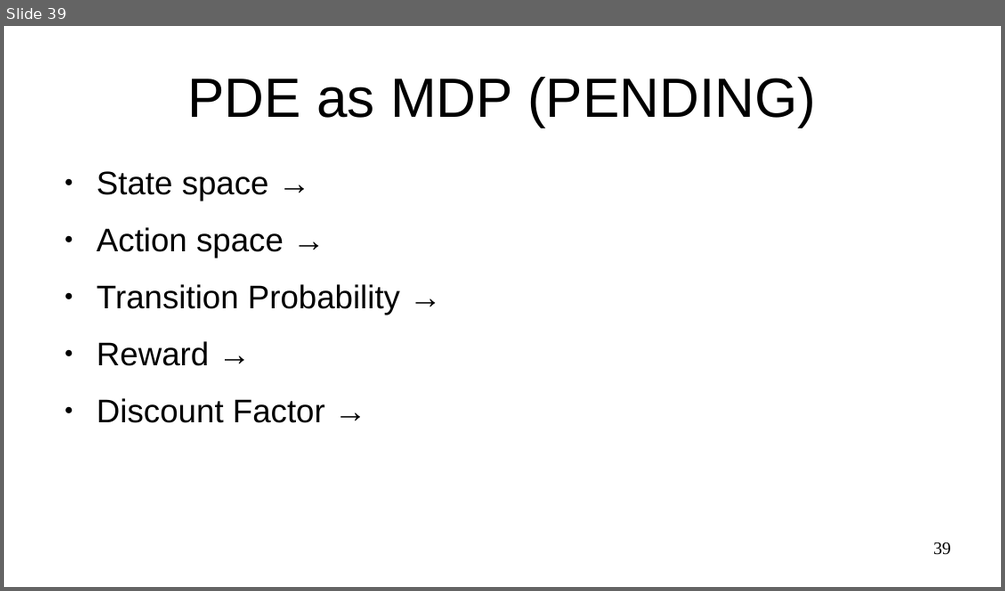
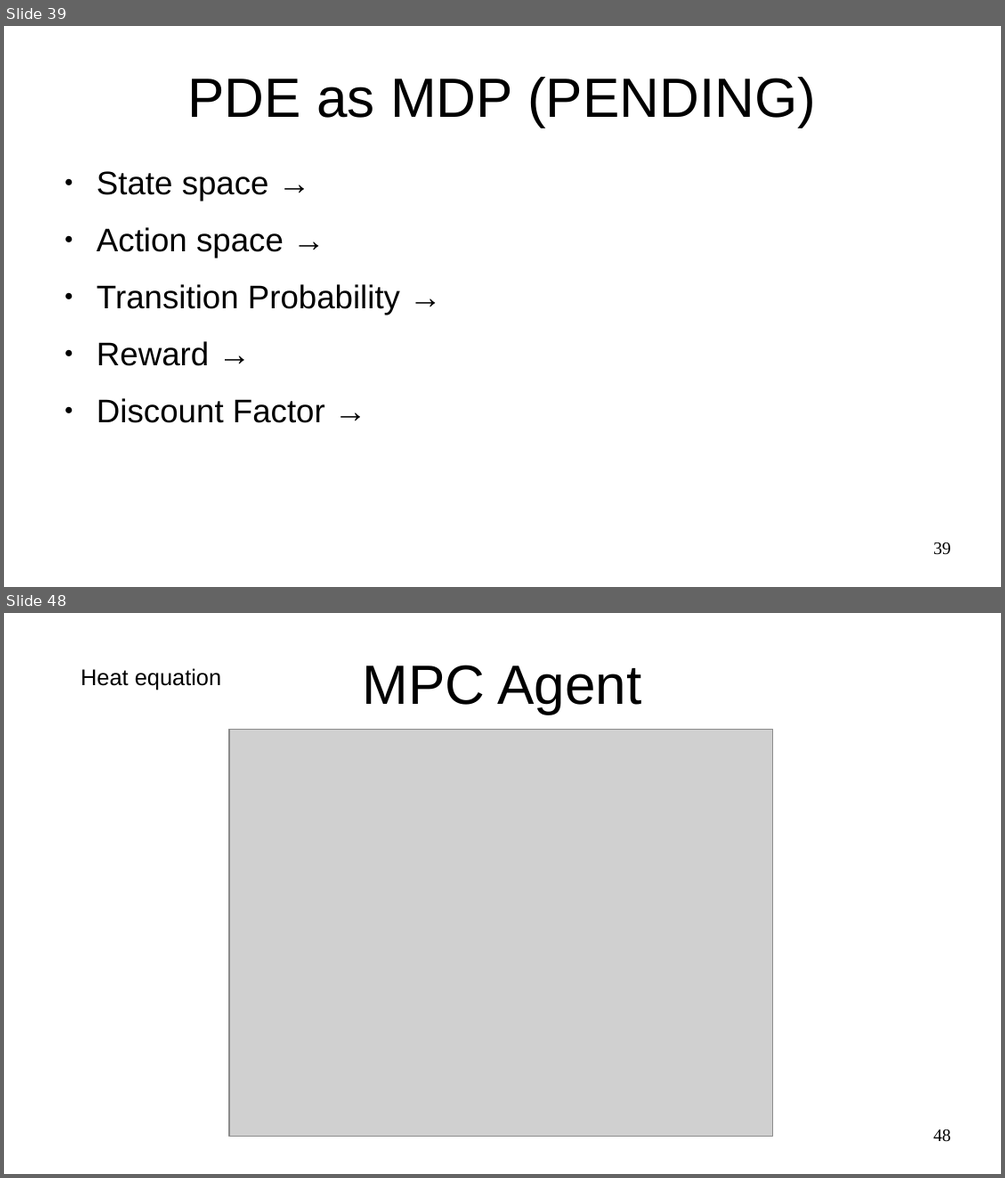
Before and after one commit to ajrox090/PhysicsGym, a slide deck: presentation/presentation.odp. Shown one above the other, each under a label of ours: slide 39 before the commit, slides 39 and 48 after it; the slides between them are not shown. The pictures are 1005x591 and 1005x1178 pixels, drawn with LibreOffice and Linux fonts; fonts in the diff are those of the drawing; grey boxes stand for pictures. Boxes give left, top, right and bottom in pixels: in the first picture for what was removed or moved away, otherwise in the second. Text is boxed around its words. In the diff, an @@ line names an element or a change of style, - is before the commit and + after.

```diff
--- a/presentation/presentation.odp
+++ b/presentation/presentation.odp
@@ slide 48 added at (x1=4, y1=613, x2=1001, y2=1174), background #FFFFFF @@
@@ title added at (x1=363, y1=665, x2=641, y2=714), 44 pt, text #000000 @@
+MPC Agent
@@ text added at (x1=81, y1=668, x2=221, y2=690), 18 pt, text #000000 @@
+Heat equation
@@ picture added at (x1=229, y1=729, x2=773, y2=1135) @@
@@ page number added at (x1=933, y1=1129, x2=951, y2=1142), 14 pt, text #000000 @@
+48
```
Also in this commit, not shown: 11 other slides added.
